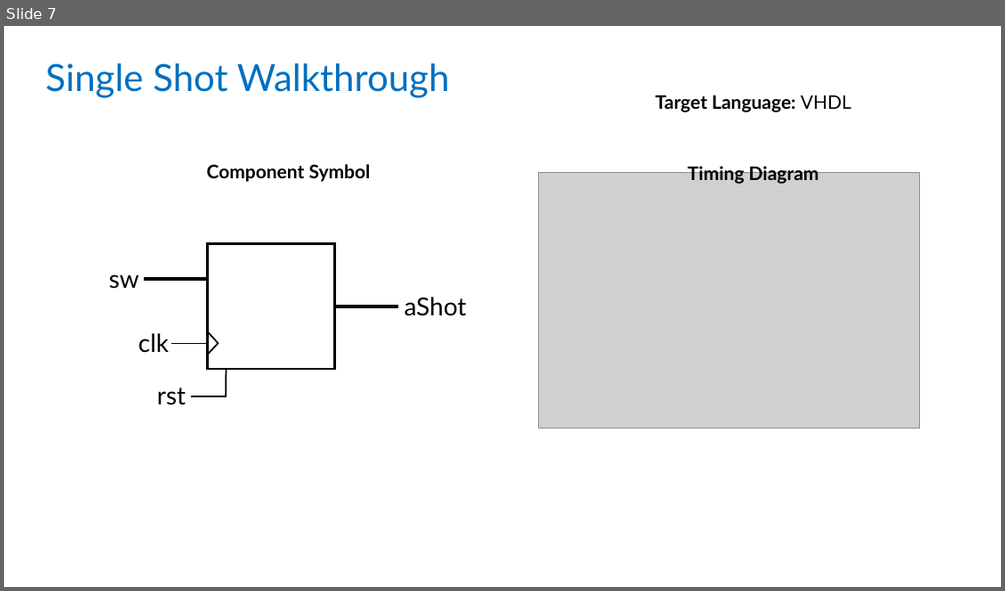
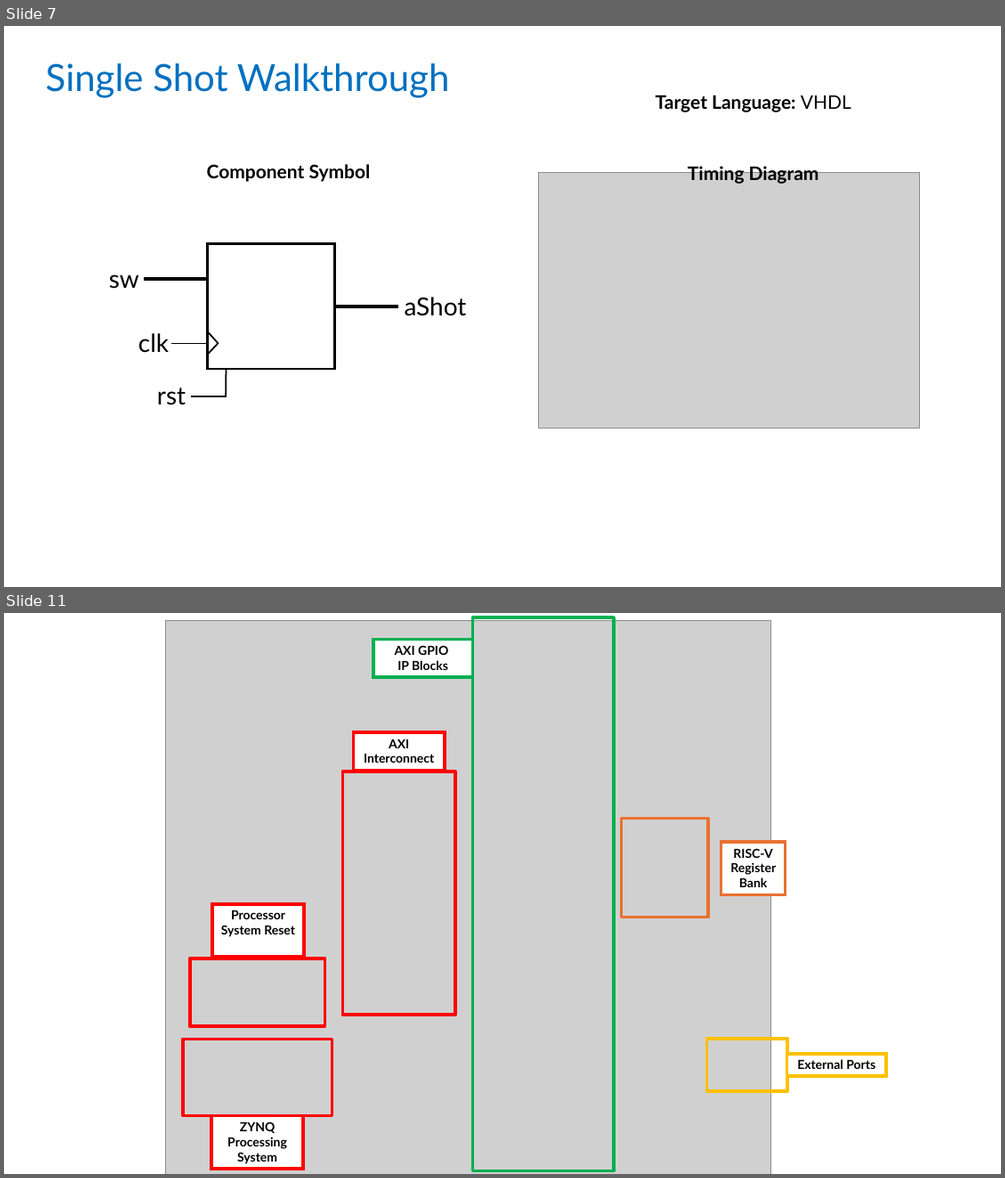
Before and after one commit to Logicademy/PYNQ-SoC-Builder, a slide deck: docs/walkthroughs.pptx. Shown one above the other, each under a label of ours: slide 7 before the commit, slides 7 and 11 after it; the slides between them are not shown. The pictures are 1005x591 and 1005x1178 pixels, drawn with LibreOffice and Linux fonts; fonts in the diff are those of the drawing; grey boxes stand for pictures. Boxes give left, top, right and bottom in pixels: in the first picture for what was removed or moved away, otherwise in the second. Text is boxed around its words. In the diff, an @@ line names an element or a change of style, - is before the commit and + after.

```diff
--- a/docs/walkthroughs.pptx
+++ b/docs/walkthroughs.pptx
@@ slide 11 added at [4, 613, 1001, 1174], background #FFFFFF @@
@@ picture added at [165, 620, 770, 1174] @@
@@ rectangle added at [373, 639, 473, 676], fill #FFFFFF, outline #00B050 3 pt, 12 pt, text #000000, bold @@
+AXI GPIO
+IP Blocks
@@ rectangle added at [473, 617, 615, 1171], outline #00B050 3 pt @@
@@ rectangle added at [353, 732, 445, 770], fill #FFFFFF, outline #FF0000 3 pt, 12 pt, text #000000, bold @@
+AXI Interconnect
@@ rectangle added at [343, 771, 455, 1014], outline #FF0000 3 pt @@
@@ rectangle added at [622, 818, 708, 916], outline #E97132 3 pt @@
@@ rectangle added at [721, 842, 785, 895], fill #FFFFFF, outline #E97132 3 pt, 12 pt, text #000000, bold @@
+RISC-V
+Register Bank
@@ rectangle added at [212, 904, 304, 957], fill #FFFFFF, outline #FF0000 3 pt, 12 pt, text #000000, bold @@
+Processor System Reset
@@ rectangle added at [190, 958, 325, 1027], outline #FF0000 3 pt @@
@@ rectangle added at [183, 1039, 332, 1116], outline #FF0000 3 pt @@
@@ rectangle added at [707, 1038, 788, 1092], outline #FFC000 3 pt @@
@@ rectangle added at [787, 1054, 886, 1076], fill #FFFFFF, outline #FFC000 3 pt, 12 pt, text #000000, bold @@
+External Ports
@@ rectangle added at [212, 1116, 303, 1168], fill #FFFFFF, outline #FF0000 3 pt, 12 pt, text #000000, bold @@
+ZYNQ Processing System
```
Also in this commit, not shown: 2 slides changed, 6 other slides added.
